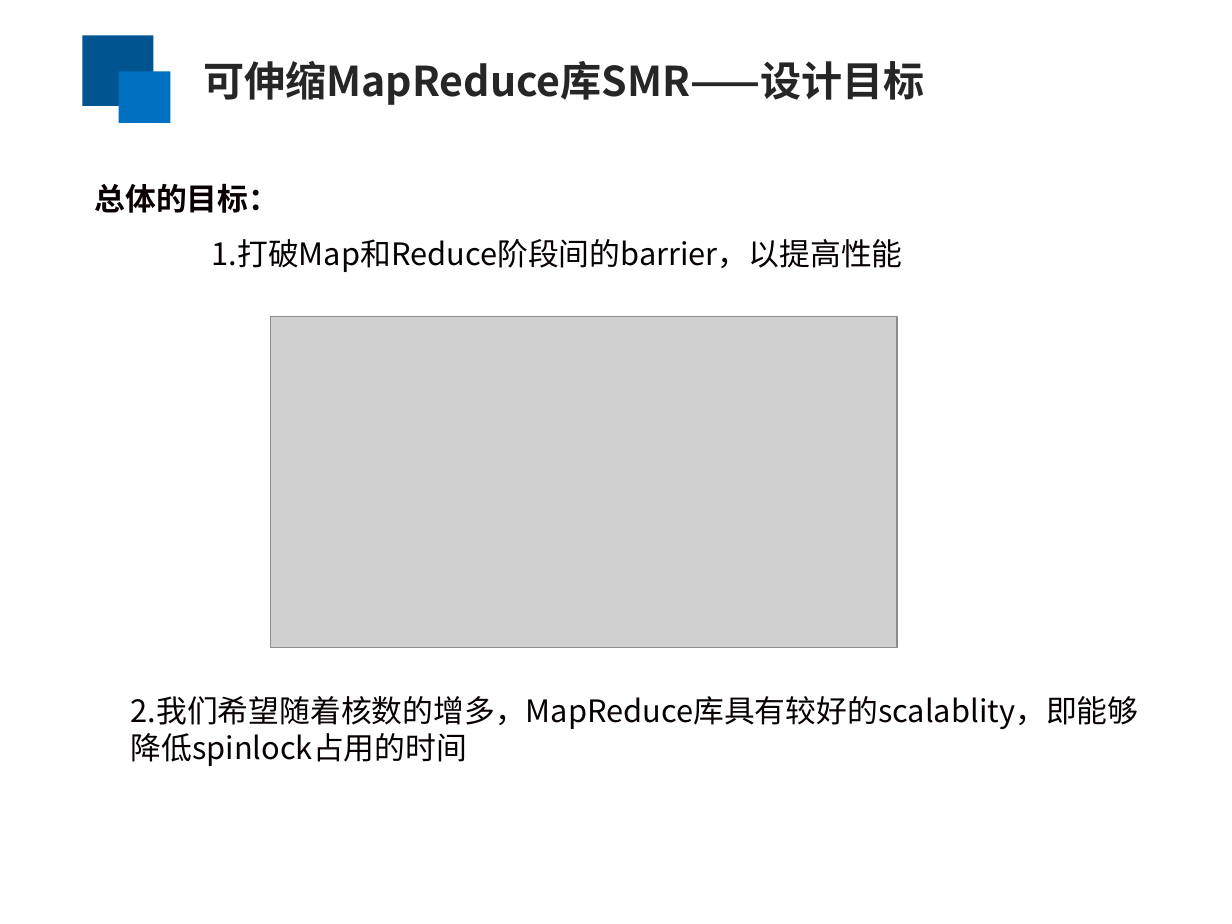
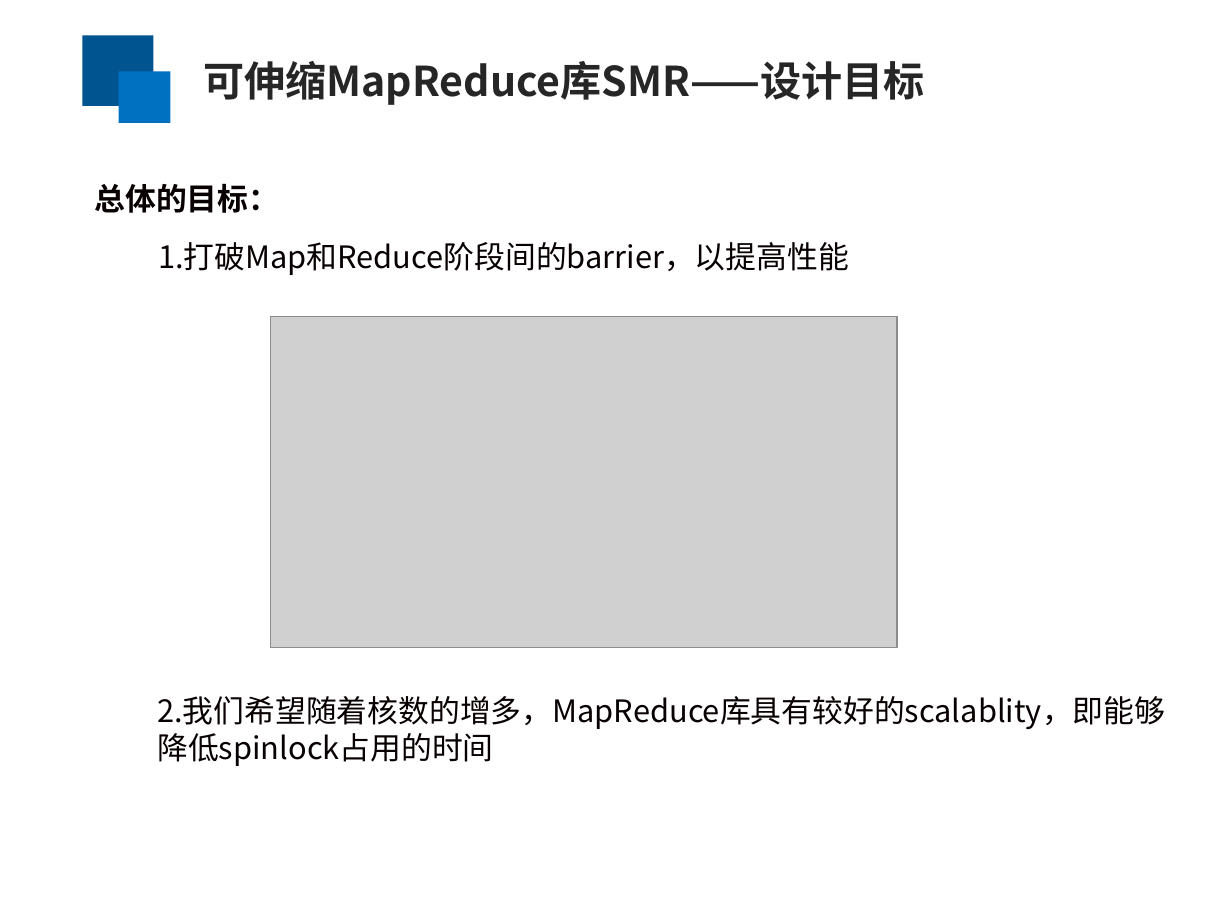
Before and after one commit to yufenyu/work, a slide deck: slide 6 of dmr_paper/paper/chinaSys-2016.ppt. Drawn at 1232x924 pixels with LibreOffice and Linux fonts; fonts in the diff are those of the drawing; grey boxes stand for pictures. Boxes give left, top, right and bottom in pixels: in the first picture for what was removed or moved away, otherwise in the second. Text is boxed around its words. In the diff, an @@ line names an element or a change of style, - is before the commit and + after.

```diff
--- a/dmr_paper/paper/chinaSys-2016.ppt
+++ b/dmr_paper/paper/chinaSys-2016.ppt
@@ text "1.打破Map和Reduce阶段间的barrier，以提高性能": place and size @@
-text "1.打破Map和Reduce阶段间的barrier，以提高性能" at bbox=[212, 239, 903, 272]
+text "1.打破Map和Reduce阶段间的barrier，以提高性能" at bbox=[158, 242, 849, 275]
@@ text "2.我们希望随着核数的增多，MapReduce库具有较好的scalablity，即能够降低spinlock占用的时间": place and size @@
-text "2.我们希望随着核数的增多，MapReduce库具有较好的scalablity，即能够降低spinlock占用的时间" at bbox=[131, 696, 1139, 766]
+text "2.我们希望随着核数的增多，MapReduce库具有较好的scalablity，即能够降低spinlock占用的时间" at bbox=[157, 696, 1165, 766]
```
Also in this commit, not shown: 9 other slides changed, 1 slide removed.
